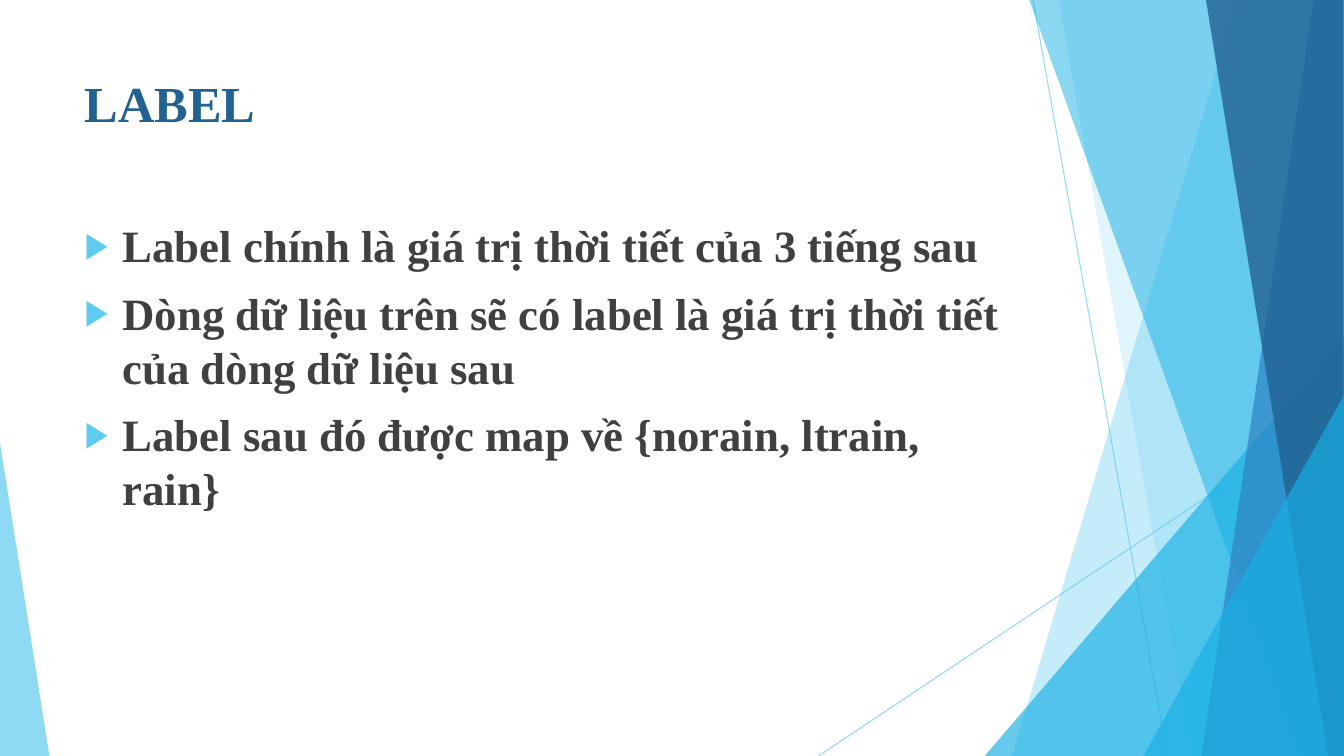
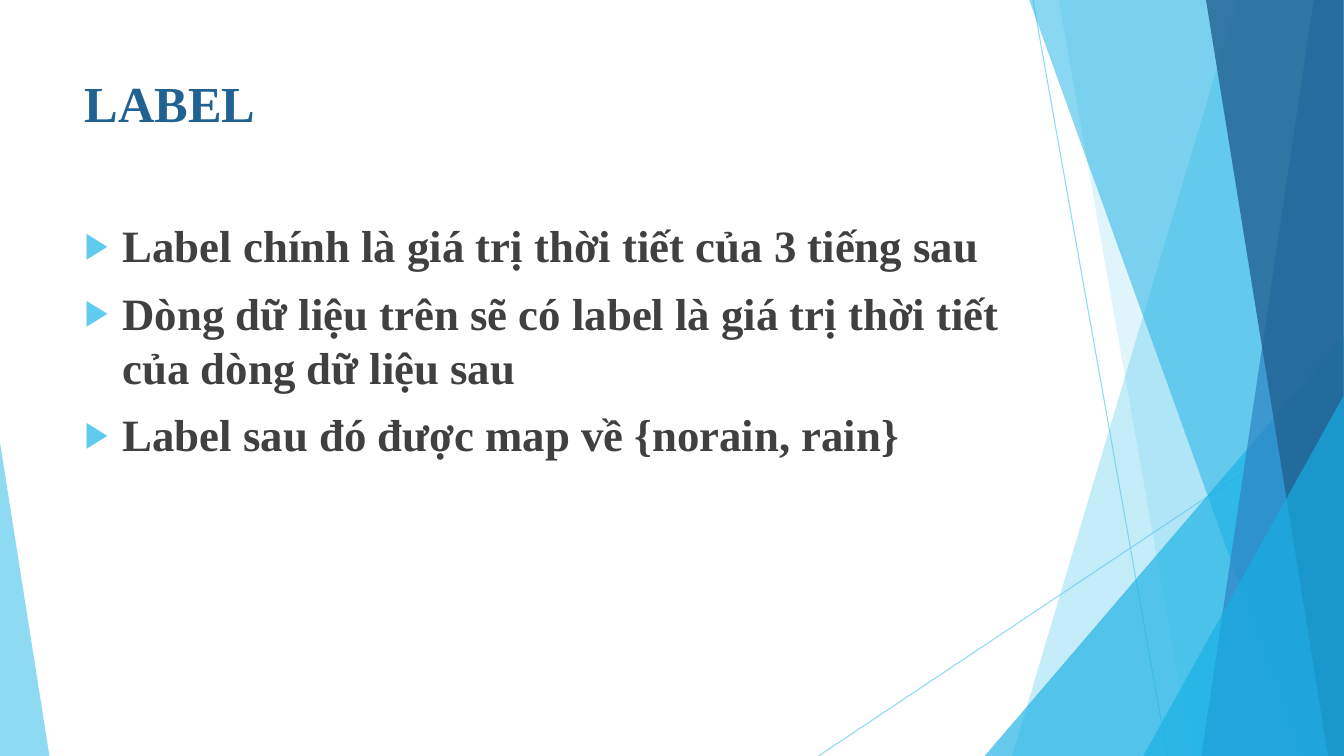
Before and after one commit to NguyenVTai/Datascience_2016-2, a slide deck: slide 7 of report/BÁO CÁO ĐỒ ÁN CUỐI KỲ.pptx. Drawn at 1344x756 pixels with LibreOffice and Linux fonts; fonts in the diff are those of the drawing. Boxes give left, top, right and bottom in pixels: in the first picture for what was removed or moved away, otherwise in the second. Text is boxed around its words. In the diff, an @@ line names an element or a change of style, - is before the commit and + after.

```diff
--- a/report/BÁO CÁO ĐỒ ÁN CUỐI KỲ.pptx
+++ b/report/BÁO CÁO ĐỒ ÁN CUỐI KỲ.pptx
@@ text at [123,418,899,461]: text changed @@
-▶ Label sau đó được map về {norain, ltrain, rain}
+▶ Label sau đó được map về {norain, rain}
```
Also in this commit, not shown: 9 other slides changed, 8 slides added, 2 slides removed.
